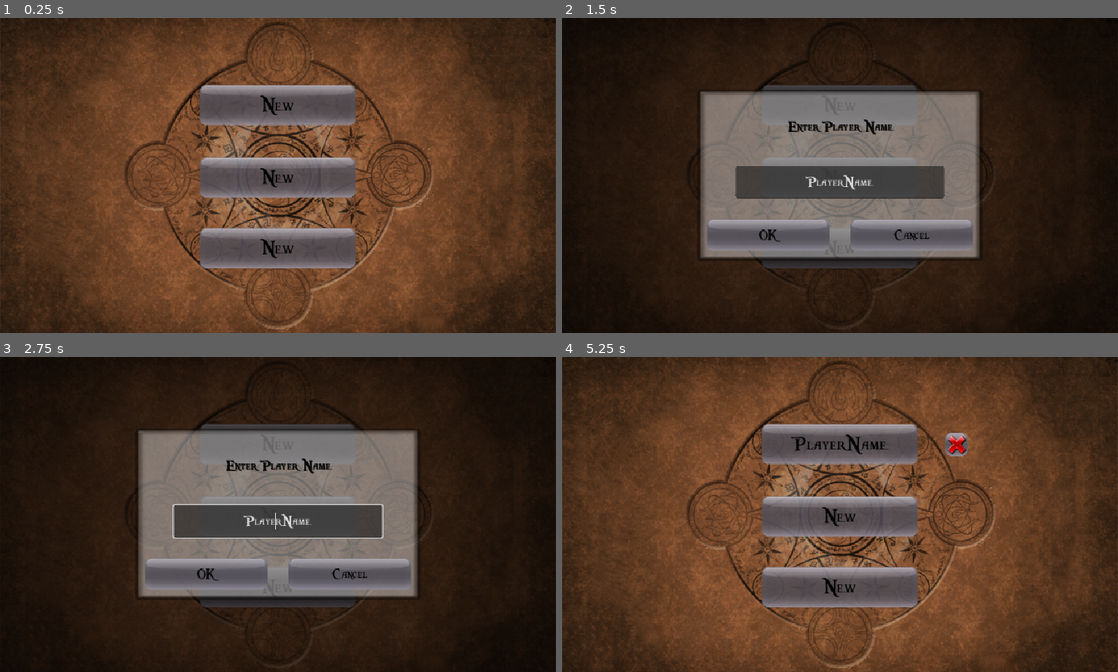
Above: before the commit, frames 1-4 (two rows, left to right).
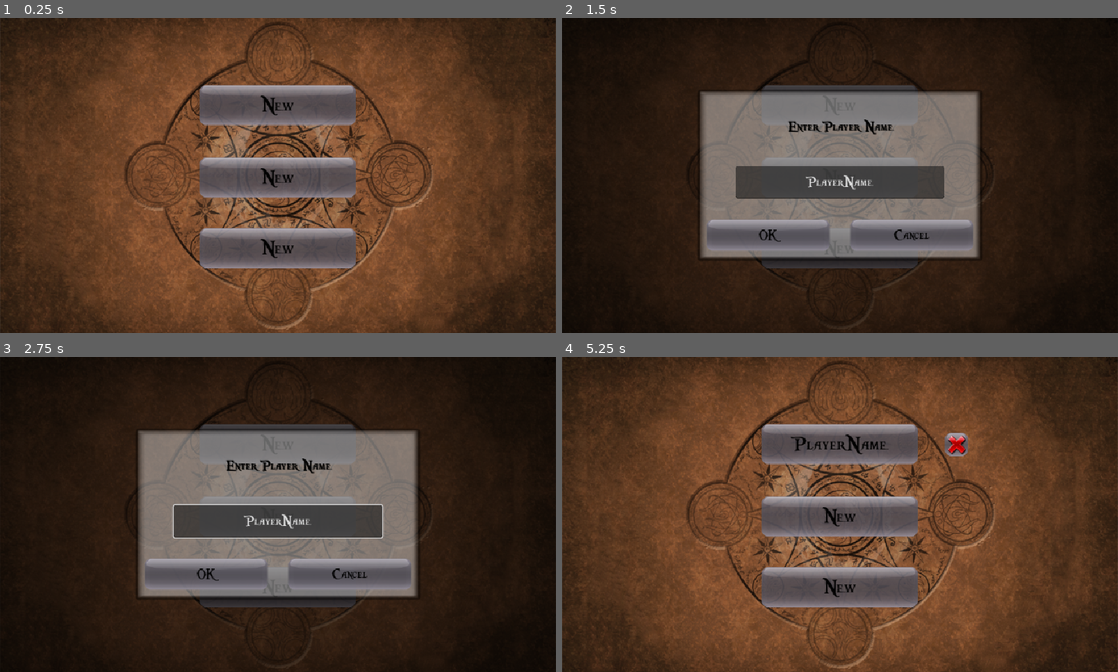
Above: after the commit, the same moments.

Repository: IsamuBarbieri/card_master
Game: Godot game, scene res://scenes/menu/StartMenu.tscn
Two runs of this game, one before a commit and one after it. Both use one fixed random seed, a clock stepped at 60 frames per second and the inputs below.
Inputs:
- Up to frame 1 (0.25 s): no input
- Up to frame 2 (1.5 s): click "New" at 0.5 s; click "New" at 1.25 s
- Up to frame 3 (2.75 s): click "New" at 2 s
- Up to frame 4 (5.25 s): click "New" at 2.75 s; click "New" at 3.5 s; click "New" at 4.25 s; click "OK" at 5 s

The runs differ from the first frame. In frame 1, 0.9% of the frame differs, in the area x 22-81%, y 7-95%; in frame 2, 0.4%; in frame 3, 0.4%; in frame 4, 1.0%.

Commit message:
Fix fullscreen letterboxing and center take-all end screen on its button
- project.godot: stretch aspect "expand" -> "keep", so a wider window
  letterboxes with black bars instead of revealing extra scene space
  past the 960x544 canvas edges (visible off-screen elements sliding
  into view on a wide monitor).
- BattleScene: the "won all cards" end message now sits on its own
  centered line above a re-centered Take All button (same x-axis),
  with a larger font - was pinned right against the button on the same
  row, reading as disconnected from it.

Co-Authored-By: Claude Sonnet 5 <noreply@anthropic.com>

Diff:
--- a/project.godot
+++ b/project.godot
@@ -27,7 +27,7 @@
 window/size/viewport_width=960
 window/size/viewport_height=544
 window/stretch/mode="canvas_items"
-window/stretch/aspect="expand"
+window/stretch/aspect="keep"
 
 [physics]
 
--- a/scripts/battle/BattleScene.gd
+++ b/scripts/battle/BattleScene.gd
@@ -59,6 +59,20 @@
 const HOVER_GLOW_MIN_ALPHA := 0.5
 const HOVER_GLOW_MAX_ALPHA := 0.8
 const HOVER_GLOW_FLASH_TIME := 0.8
+
+# New QoL layout (not in the reference, which sits the message right
+# against the button's left edge on the same row - reads as disconnected
+# from the button rather than "belonging" to it). The "won all cards"
+# message is long, so centering it ON the button's own x while staying on
+# one row would either run off the 960-wide screen or force the button
+# behind the text; stacking the message above a re-centered button avoids
+# both while leaving room for a bigger font. Scoped to just this branch of
+# gsEndPlayerPick_Set - every other label_central_msg/button_takeall use
+# keeps the reference's original position/alignment.
+const END_TAKEALL_MSG_POS := Vector2(40, 175)
+const END_TAKEALL_MSG_SIZE := Vector2(880, 65)
+const END_TAKEALL_MSG_FONT_SIZE := 30
+const END_TAKEALL_BUTTON_POS := Vector2(401, 255)
 
 # Battle countdown number: centered in the vertical space between
 # card_border.png's top inner edge (y=9) and the top of the stat text
@@ -1671,6 +1685,12 @@
 	if result == BattleResult.PLAYER_PERFECT:
 		end_remaining = 5
 		label_central_msg.text = StringTable.get_string(StringTable.ID_MSG_PICK_5_CARD)
+		label_central_msg.position = END_TAKEALL_MSG_POS
+		label_central_msg.size = END_TAKEALL_MSG_SIZE
+		label_central_msg.add_theme_font_size_override("font_size", END_TAKEALL_MSG_FONT_SIZE)
+		label_central_msg.horizontal_alignment = HORIZONTAL_ALIGNMENT_CENTER
+		label_central_msg.vertical_alignment = VERTICAL_ALIGNMENT_CENTER
+		button_takeall.position = END_TAKEALL_BUTTON_POS
 	else:
 		end_remaining = 1
 		label_central_msg.text = StringTable.get_string(StringTable.ID_MSG_PICK_1_CARD)
